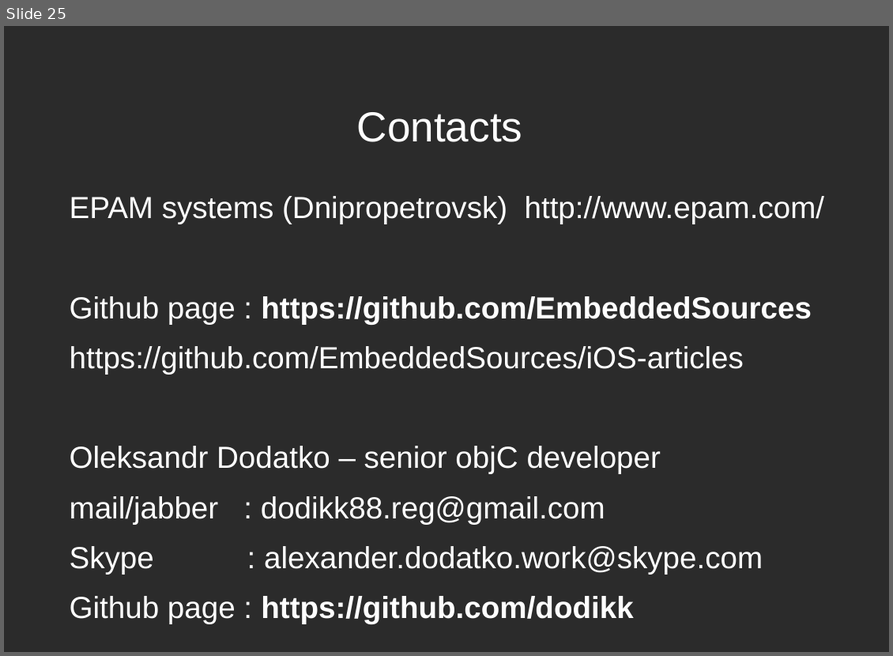
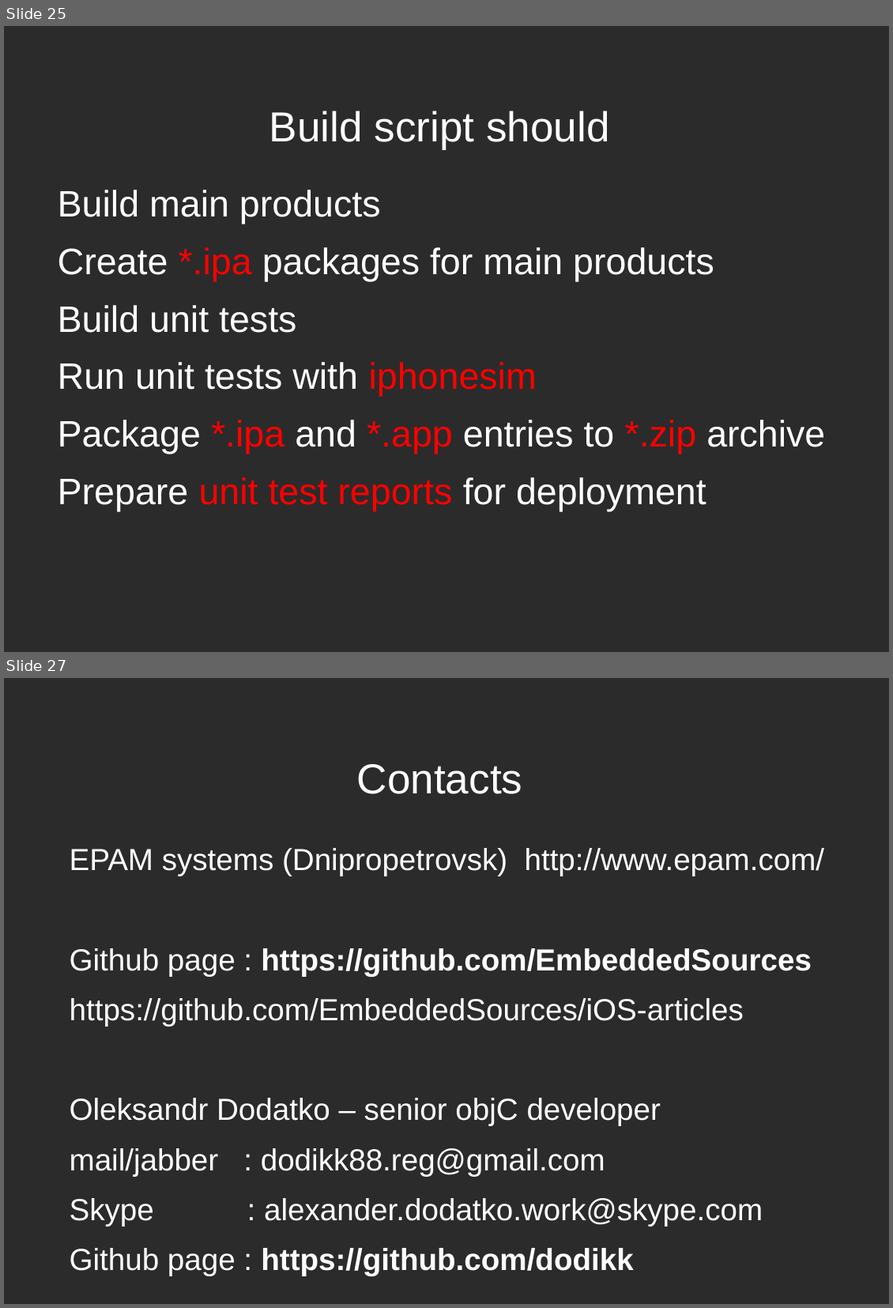
Before and after one commit to dodikk/iOS-articles, a slide deck: 3-iContiniousIntegration/ciPresentation.odp. Shown one above the other, each under a label of ours: slide 25 before the commit, slides 25 and 27 after it; the slides between them are not shown. The pictures are 893x656 and 893x1308 pixels, drawn with LibreOffice and Linux fonts; fonts in the diff are those of the drawing; background and template pictures are left out; a plain dark background stands for a picture behind light text. Boxes give left, top, right and bottom in pixels: in the first picture for what was removed or moved away, otherwise in the second. Text is boxed around its words. In the diff, an @@ line names an element or a change of style, - is before the commit and + after.

Commit message:
Added build script description. Fixed deployment diagrams. Fixed text formatting

```diff
--- a/3-iContiniousIntegration/ciPresentation.odp
+++ b/3-iContiniousIntegration/ciPresentation.odp
@@ slide 25 added at [4, 26, 889, 652], background picture (left out) @@
@@ title added at [269, 111, 609, 150], 39.9 pt, text #FFFFFF @@
+Build script should
@@ text added at [58, 190, 825, 512], 35 pt, text #FFFFFF @@
+Build main products
+Create *.ipa packages for main products
+Build unit tests
+Run unit tests with iphonesim
+Package *.ipa and *.app entries to *.zip archive
+Prepare unit test reports for deployment
@@ what was slide 25 is now slide 27 @@
```
Also in this commit, not shown: 5 slides changed, 1 other slide added.
